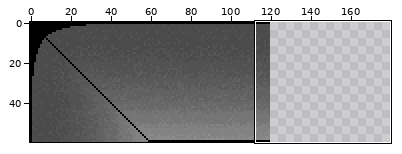
File history of a sprite sheet, assets/img/walls/floor_one.png. The first picture is a wide view before the edit; the outline marks the close-up.
Close-up. Before the commit:
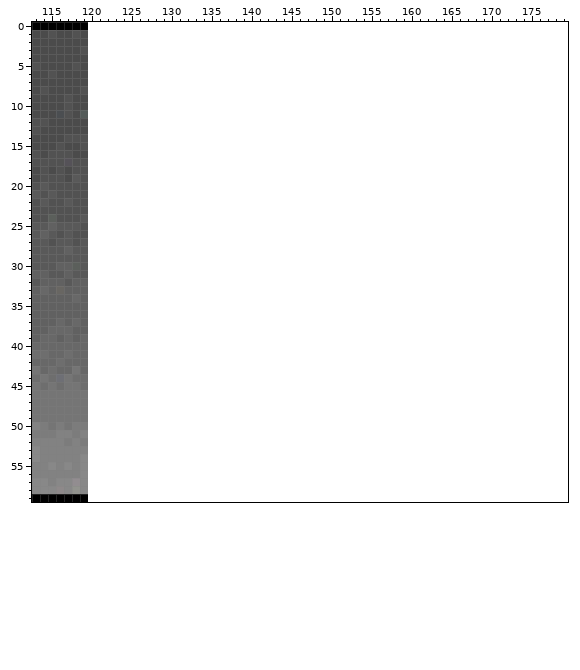
The file is 120x60 pixels. Colours within 5 levels of each other are drawn and written as one. Shown: x 113..179, y 0..59. The old version is drawn lined up with the new one, on the new canvas.
After the commit:
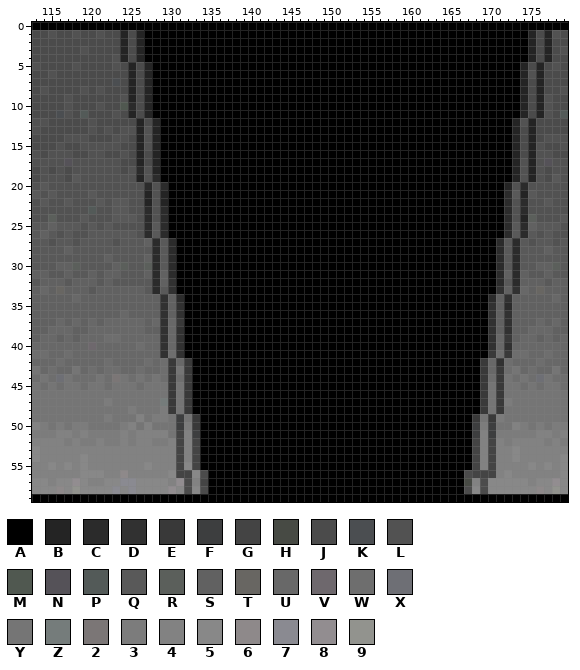
Palette (. is transparent): A #000000  B #242424  C #2b2b2b  D #313131  E #393939  F #3d3e3f  G #444444  H #474a44  J #4b4b4b  K #4b4e51  L #525252  M #505850  N #555258  P #535a58  Q #595959  R #5b5f5b  S #616161  T #686662  U #686868  V #6e686d  W #6e6e6e  X #6e6f75  Y #757575  Z #757c7b  2 #7b7676  3 #7c7c7c  4 #828282  5 #888888  6 #8e898a  7 #8a8a91  8 #928d90  9 #92938e
Changes in this commit:
canvas 120x60 -> 180x60
Changed rows in their new state; - is an unchanged pixel.
first column x 120:
 0 AAAAAAAAAAAAAAAAAAAAAAAAAAAAAAAAAAAAAAAAAAAAAAAAAAAAAAAAAAAA
 1 JLJJBJBAAAAAAAAAAAAAAAAAAAAAAAAAAAAAAAAAAAAAAAAAAAAAAAABJBLJ
 2 JJJJBJBAAAAAAAAAAAAAAAAAAAAAAAAAAAAAAAAAAAAAAAAAAAAAAAABJBJJ
 3 JJJJBJBAAAAAAAAAAAAAAAAAAAAAAAAAAAAAAAAAAAAAAAAAAAAAAAABJBJL
 4 JJJLBJBAAAAAAAAAAAAAAAAAAAAAAAAAAAAAAAAAAAAAAAAAAAAAAAABJBJJ
 5 JJJLJBJBAAAAAAAAAAAAAAAAAAAAAAAAAAAAAAAAAAAAAAAAAAAAAABJBJLJ
 6 JJJJJBJBAAAAAAAAAAAAAAAAAAAAAAAAAAAAAAAAAAAAAAAAAAAAAABLBJJJ
 7 JJJKJBJBAAAAAAAAAAAAAAAAAAAAAAAAAAAAAAAAAAAAAAAAAAAAAABJBJJJ
 8 JLJJJBJBAAAAAAAAAAAAAAAAAAAAAAAAAAAAAAAAAAAAAAAAAAAAAABJBJJL
 9 JJJJLBJBAAAAAAAAAAAAAAAAAAAAAAAAAAAAAAAAAAAAAAAAAAAAAABJBLJJ
10 JLJJMCJBAAAAAAAAAAAAAAAAAAAAAAAAAAAAAAAAAAAAAAAAAAAAAABJBLJJ
11 JJJLJBJBAAAAAAAAAAAAAAAAAAAAAAAAAAAAAAAAAAAAAAAAAAAAAABJBLJP
12 LJJJJJBJBAAAAAAAAAAAAAAAAAAAAAAAAAAAAAAAAAAAAAAAAAAAABLBJJJJ
13 LJLJLLBLBAAAAAAAAAAAAAAAAAAAAAAAAAAAAAAAAAAAAAAAAAAAABJBJJJJ
14 JJJLLJBLBAAAAAAAAAAAAAAAAAAAAAAAAAAAAAAAAAAAAAAAAAAAABJBJLLL
15 LLLLJJBLBAAAAAAAAAAAAAAAAAAAAAAAAAAAAAAAAAAAAAAAAAAAABJBLJJL
16 LLJJLJBJBAAAAAAAAAAAAAAAAAAAAAAAAAAAAAAAAAAAAAAAAAAAABJBLLJJ
17 LLLLJJBJBAAAAAAAAAAAAAAAAAAAAAAAAAAAAAAAAAAAAAAAAAAAABLBLNLL
18 LLLLJLCLBAAAAAAAAAAAAAAAAAAAAAAAAAAAAAAAAAAAAAAAAAAAABLBLJLL
19 LLLLLLBLCAAAAAAAAAAAAAAAAAAAAAAAAAAAAAAAAAAAAAAAAAAAABLBLJQL
20 LLLLLLLCLCAAAAAAAAAAAAAAAAAAAAAAAAAAAAAAAAAAAAAAAAAABLCLLLLL
21 QLLLLLLBLBAAAAAAAAAAAAAAAAAAAAAAAAAAAAAAAAAAAAAAAAAACQBQLLLL
22 LQLQQLLBLBAAAAAAAAAAAAAAAAAAAAAAAAAAAAAAAAAAAAAAAAAACLCLLQLL
23 PLLQQLLCLCAAAAAAAAAAAAAAAAAAAAAAAAAAAAAAAAAAAAAAAAAACLCLLLLL
24 LLLQQQLCLCAAAAAAAAAAAAAAAAAAAAAAAAAAAAAAAAAAAAAAAAAACLBRLLLQ
25 QLQLLLLCQCAAAAAAAAAAAAAAAAAAAAAAAAAAAAAAAAAAAAAAAAAACQCSQQQL
26 QQQQQQLCQCAAAAAAAAAAAAAAAAAAAAAAAAAAAAAAAAAAAAAAAAAACQCQLQLL
27 QQQLQQQSCQCAAAAAAAAAAAAAAAAAAAAAAAAAAAAAAAAAAAAAAAACQCQLQQLQ
28 QQQQQQQQCQCAAAAAAAAAAAAAAAAAAAAAAAAAAAAAAAAAAAAAAAACQCQQQSQQ
29 QQSQQQQSCQCAAAAAAAAAAAAAAAAAAAAAAAAAAAAAAAAAAAAAAAACQCQQQQQQ
30 QQQSRQQRCQCAAAAAAAAAAAAAAAAAAAAAAAAAAAAAAAAAAAAAAAACQCQQSSRQ
31 SQSSQQQSCSCAAAAAAAAAAAAAAAAAAAAAAAAAAAAAAAAAAAAAAAACSCSQQSQQ
32 SQSQQQQQCSDAAAAAAAAAAAAAAAAAAAAAAAAAAAAAAAAAAAAAAAACQCSSSQSS
33 QSSSSSSQCQDAAAAAAAAAAAAAAAAAAAAAAAAAAAAAAAAAAAAAAAADSDUSTSSS
34 SSSSSSSSSDSCAAAAAAAAAAAAAAAAAAAAAAAAAAAAAAAAAAAAAACSDSSSSSUS
35 SSSSSSSSSDSDAAAAAAAAAAAAAAAAAAAAAAAAAAAAAAAAAAAAAADSCSSSSSSS
36 SSSSUSSSSDSDAAAAAAAAAAAAAAAAAAAAAAAAAAAAAAAAAAAAAADSDSSSSSSS
37 USUUUUUSUDUEAAAAAAAAAAAAAAAAAAAAAAAAAAAAAAAAAAAAAADSDSSSUSUS
38 UUUUUUUSSDUDAAAAAAAAAAAAAAAAAAAAAAAAAAAAAAAAAAAAAADSDSSUUUSS
39 UUWWUUUUUDUDAAAAAAAAAAAAAAAAAAAAAAAAAAAAAAAAAAAAAADUESUUSUSU
40 VUUUUUWUUDUDAAAAAAAAAAAAAAAAAAAAAAAAAAAAAAAAAAAAAADUDUUUUUUU
41 UUUUUUUUUDWDAAAAAAAAAAAAAAAAAAAAAAAAAAAAAAAAAAAAAAEWEWWUUWUU
42 UUWUUUUWUWEUEAAAAAAAAAAAAAAAAAAAAAAAAAAAAAAAAAAAAEUDWUUUWUUU
43 WUWWUUWUUWEYEAAAAAAAAAAAAAAAAAAAAAAAAAAAAAAAAAAAAEUEWYUWUUYU
44 WYW2YWYWYWEWEAAAAAAAAAAAAAAAAAAAAAAAAAAAAAAAAAAAAEWEYWYWXYWW
45 YYWYYYWYYYEYEAAAAAAAAAAAAAAAAAAAAAAAAAAAAAAAAAAAAEYEYYWYWYYW
46 YYYYYYYYYYEYEAAAAAAAAAAAAAAAAAAAAAAAAAAAAAAAAAAAAEYEYYYYYYYY
47 YY3YYYYYYZEYEAAAAAAAAAAAAAAAAAAAAAAAAAAAAAAAAAAAAEYE3YYYYYYY
48 YYYYY3YYY3EYEAAAAAAAAAAAAAAAAAAAAAAAAAAAAAAAAAAAAEYEYYYYYYYY
49 YY3YYY4Y33YFYEAAAAAAAAAAAAAAAAAAAAAAAAAAAAAAAAAAEYE3YYYYYYYY
50 YYYY34Y4YYYF3EAAAAAAAAAAAAAAAAAAAAAAAAAAAAAAAAAAF3FYY43Y3Y33
51 3333434444YG4FAAAAAAAAAAAAAAAAAAAAAAAAAAAAAAAAAAF4F333334434
52 34334344334G4GAAAAAAAAAAAAAAAAAAAAAAAAAAAAAAAAAAG4G434444343
53 44444444444G4GAAAAAAAAAAAAAAAAAAAAAAAAAAAAAAAAAAG4G445444444
54 44444444444G4GAAAAAAAAAAAAAAAAAAAAAAAAAAAAAAAAAAG4G445444445
55 44444445444G5GAAAAAAAAAAAAAAAAAAAAAAAAAAAAAAAAAAG4G444454545
56 55446444445GG5JAAAAAAAAAAAAAAAAAAAAAAAAAAAAAAAAJGGG454444445
57 445577555548J4GAAAAAAAAAAAAAAAAAAAAAAAAAAAAAAAAH4J5555545585
58 555757555585J5JAAAAAAAAAAAAAAAAAAAAAAAAAAAAAAAAJ5J5555556595
59 AAAAAAAAAAAAAAAAAAAAAAAAAAAAAAAAAAAAAAAAAAAAAAAAAAAAAAAAAAAA
Boxes around the changes in both close-ups, in picture pixels (x1, y1, x2, y2):
added: (88, 22, 568, 502)
